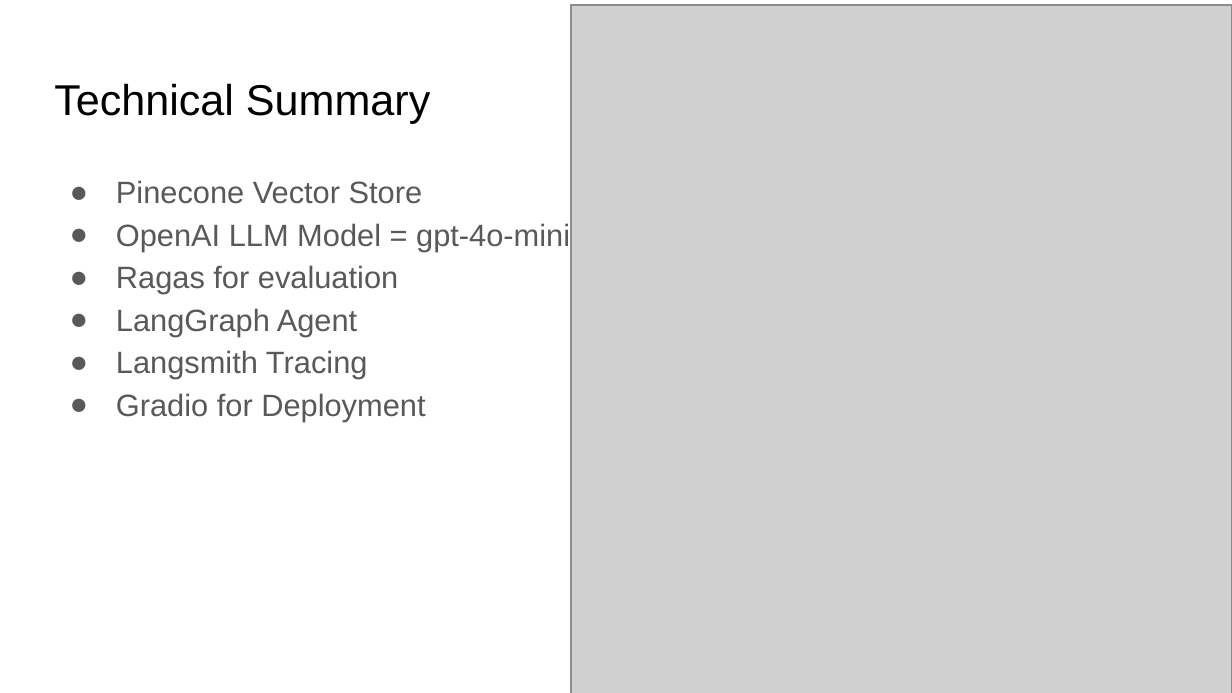
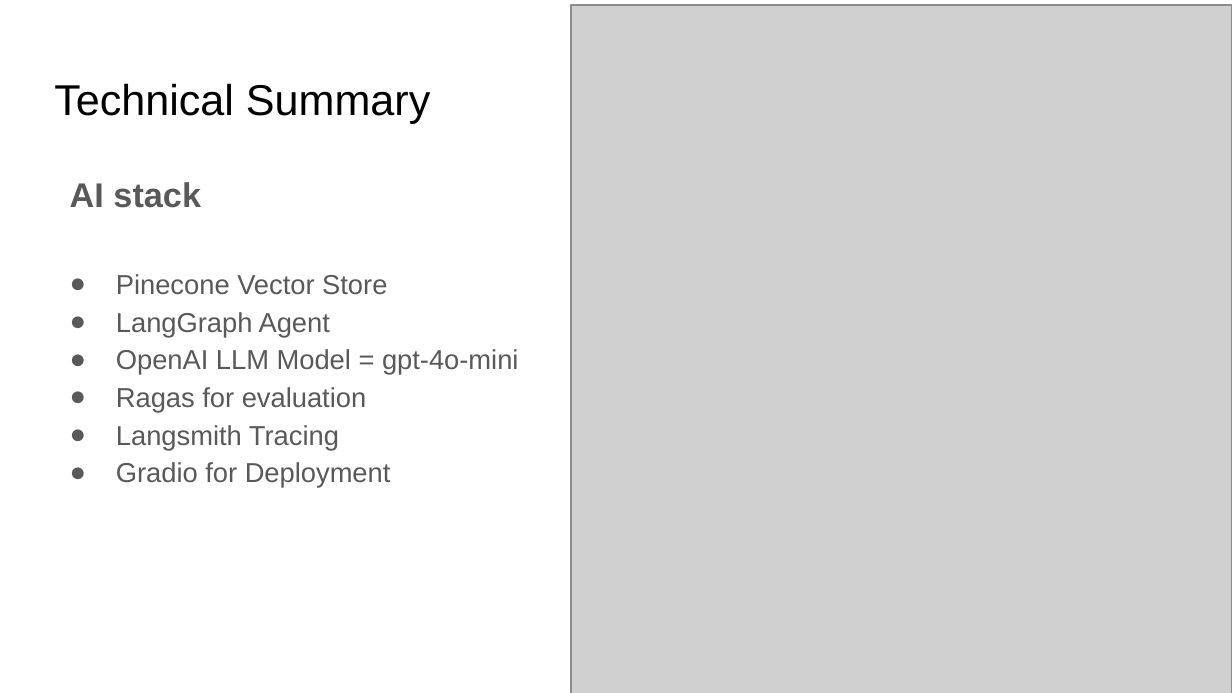
Before and after one commit to sohail574108/Final_project, a slide deck: slide 2 of Final Project Presentation Template.pptx. Drawn at 1232x693 pixels with LibreOffice and Linux fonts; fonts in the diff are those of the drawing; grey boxes stand for pictures. Boxes give left, top, right and bottom in pixels: in the first picture for what was removed or moved away, otherwise in the second. Text is boxed around its words. In the diff, an @@ line names an element or a change of style, - is before the commit and + after.

Commit message:
updated deployment part

```diff
--- a/Final Project Presentation Template.pptx
+++ b/Final Project Presentation Template.pptx
@@ text at box(70, 182, 201, 208): paragraph added @@
+AI stack
@@ text at box(116, 274, 518, 488): size 18 to 16 pt in "Pinecone Vector Store", "OpenAI LLM Model = gpt-4o-mini", "Ragas for evaluation", "Langsmith Tracing" and 1 more places @@
@@ text at box(116, 312, 330, 337): paragraph added @@
+● LangGraph Agent
@@ text at box(116, 308, 357, 336): paragraph removed @@
-● LangGraph Agent
```
Also in this commit, not shown: 4 other slides changed, 1 slide added, 1 slide removed, 2 other files.
